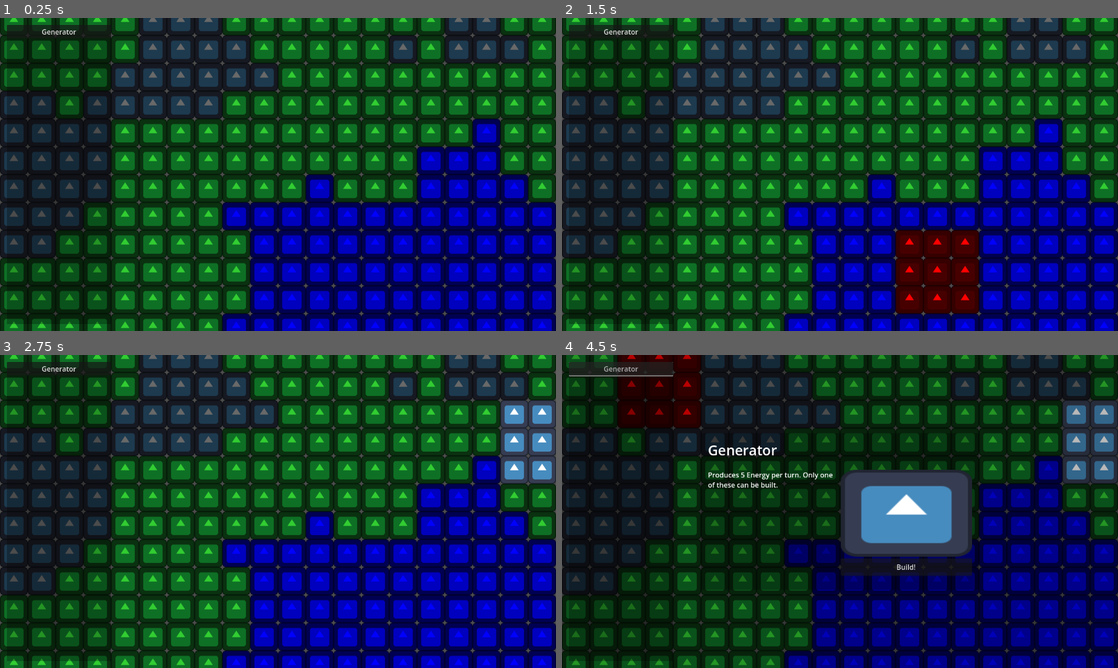
Above: before the commit, frames 1-4 (two rows, left to right).
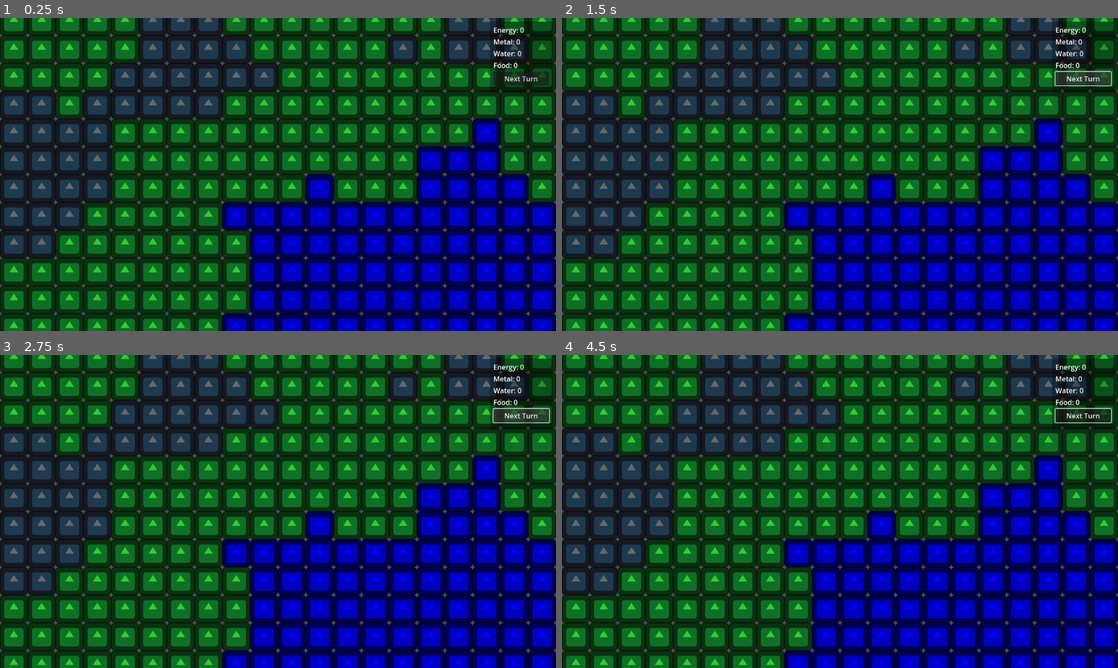
Above: after the commit, the same moments.

Repository: YuriPrickles/a-sky-with-no-stars
Game: Godot game, scene res://scenes/run.tscn
Same seed, same stepped clock (60 frames per second), same inputs: the game is played once before the commit and once after it. The engine's default icon, where the game draws it, is replaced by a stand-in: a white triangle on a blue panel in a dark square.
Inputs (mouse positions are in pixels of both pictures, inside the frame that each line leads up to):
- Up to frame 1 (0.25 s): no input
- Up to frame 2 (1.5 s): click (623, 30) at 0.5 s, where only the run before the commit has a clickable "Generator"; click "Build!" (after the commit: "Next Turn") at 1.25 s
- Up to frame 3 (2.75 s): click (522, 414) at 2 s, where only the run after the commit has a clickable "Next Turn"
- Up to frame 4 (4.5 s): click (623, 367) at 2.75 s, where only the run before the commit has a clickable "Generator"; click "Build!" (after the commit: "Next Turn") at 3.5 s; click (623, 367) at 4.25 s, where only the run before the commit has a clickable "Generator"

The runs differ from the first frame. In frame 1, 5.9% of the frame differs, in the area x 1-100%, y 1-98%; in frame 2, 9.9%; in frame 3, 8.1%; in frame 4, 52%, in the area x 0-100%, y 0-100%.

Commit message:
base pioneers, a couple more ui things

Diff:
--- /dev/null
+++ b/data/base_resources/base_pioneer.gd
@@ -0,0 +1,12 @@
+class_name BasePioneer
+extends Resource
+
+@export_category("Basic Info")
+@export var name:String = "Pearl"
+@export var gender:Enums.PioneerGender = Enums.PioneerGender.Female
+
+@export_category("Stats")
+@export_range(1,15) var strength = 6
+@export_range(1,15) var dexterity = 8
+@export_range(1,15) var intelligence = 7
+@export var traits:Array[BaseTrait]
--- /dev/null
+++ b/data/base_resources/base_pioneer.tres
@@ -0,0 +1,10 @@
+[gd_resource type="Resource" script_class="BasePioneer" load_steps=4 format=3 uid="uid://b2yo7e42xuk1a"]
+
+[ext_resource type="Script" uid="uid://ca7mpiij3oxvn" path="res://data/base_resources/base_pioneer.gd" id="1_gn80f"]
+[ext_resource type="Script" uid="uid://ubhlifd3hrlg" path="res://data/base_resources/base_trait.gd" id="2_puq0y"]
+[ext_resource type="Resource" uid="uid://54vhgtnvqgyw" path="res://data/traits/antisocial.tres" id="3_rlpdh"]
+
+[resource]
+script = ExtResource("1_gn80f")
+traits = Array[ExtResource("2_puq0y")]([ExtResource("3_rlpdh")])
+metadata/_custom_type_script = "uid://ca7mpiij3oxvn"
--- a/data/base_resources/base_room.gd
+++ b/data/base_resources/base_room.gd
@@ -8,8 +8,15 @@
 @export_category("Resource Costs")
 @export var build_cost:Dictionary[State.ResourceType,int]
 @export var maintenance_cost:Dictionary[State.ResourceType,int]
+@export var needs_oxygen = true
 
 @export_category("Size Info")
 @export var size_type:Enums.SizeType
 @export var square_size:Vector2 = Vector2(1,1)
 @export var tetrominos:Array[Vector2]
+##Each square the room occupies will provide oxygen in a square of (x,y) centered around it.[br]
+##Odd values only, please.
+@export var oxygen_radius:Vector2
+
+func on_next_turn():
+	pass
--- /dev/null
+++ b/data/base_resources/base_trait.gd
@@ -0,0 +1,5 @@
+class_name BaseTrait
+extends Resource
+
+@export var name:String
+@export_multiline var desc:String
--- /dev/null
+++ b/data/base_resources/base_trait.tres
@@ -0,0 +1,9 @@
+[gd_resource type="Resource" script_class="BaseTrait" load_steps=2 format=3 uid="uid://dpxra5bw4oack"]
+
+[ext_resource type="Script" uid="uid://ubhlifd3hrlg" path="res://data/base_resources/base_trait.gd" id="1_1r4lj"]
+
+[resource]
+script = ExtResource("1_1r4lj")
+name = "Antisocial"
+desc = "[-] Less likely to form relationships."
+metadata/_custom_type_script = "uid://ubhlifd3hrlg"
--- /dev/null
+++ b/data/rooms/generator.gd
@@ -0,0 +1,4 @@
+extends BaseRoom
+
+func on_next_turn():
+	State.loaded_game.update_resources(5,0,0,0)
--- a/data/rooms/generator.tres
+++ b/data/rooms/generator.tres
@@ -1,10 +1,13 @@
-[gd_resource type="Resource" script_class="BaseRoom" load_steps=2 format=3 uid="uid://beiw42qc3v36m"]
+[gd_resource type="Resource" load_steps=2 format=3 uid="uid://beiw42qc3v36m"]
 
-[ext_resource type="Script" uid="uid://cta04fcuv7ylj" path="res://data/base_resources/base_room.gd" id="1_q2g2d"]
+[ext_resource type="Script" uid="uid://dmje17wwjtmf6" path="res://data/rooms/generator.gd" id="1_q2g2d"]
 
 [resource]
 script = ExtResource("1_q2g2d")
 room_name = "Generator"
-room_desc = "Produces 5 Energy per turn. Only one of these can be built."
+room_desc = "The start of a great colony.
+Produces 5 Energy per turn. Only one can be built."
+needs_oxygen = false
 square_size = Vector2(3, 3)
+oxygen_radius = Vector2(3, 3)
 metadata/_custom_type_script = "uid://cta04fcuv7ylj"
--- /dev/null
+++ b/data/traits/antisocial.tres
@@ -0,0 +1,9 @@
+[gd_resource type="Resource" script_class="BaseTrait" load_steps=2 format=3 uid="uid://54vhgtnvqgyw"]
+
+[ext_resource type="Script" uid="uid://ubhlifd3hrlg" path="res://data/base_resources/base_trait.gd" id="1_wap3a"]
+
+[resource]
+script = ExtResource("1_wap3a")
+name = "Antisocial"
+desc = "[-] Less likely to form relationships."
+metadata/_custom_type_script = "uid://ubhlifd3hrlg"
--- /dev/null
+++ b/data/traits/friendly.tres
@@ -0,0 +1,9 @@
+[gd_resource type="Resource" script_class="BaseTrait" load_steps=2 format=3 uid="uid://dfwqrlq83y4vs"]
+
+[ext_resource type="Script" uid="uid://ubhlifd3hrlg" path="res://data/base_resources/base_trait.gd" id="1_epabl"]
+
+[resource]
+script = ExtResource("1_epabl")
+name = "Friendly"
+desc = "[+] More likely to form relationships"
+metadata/_custom_type_script = "uid://ubhlifd3hrlg"
--- a/project.godot
+++ b/project.godot
@@ -70,6 +70,21 @@
 "events": [Object(InputEventMouseButton,"resource_local_to_scene":false,"resource_name":"","device":-1,"window_id":0,"a …(253 unchanged characters)…
 ]
 }
+cancel_build={
+"deadzone": 0.2,
+"events": [Object(InputEventKey,"resource_local_to_scene":false,"resource_name":"","device":0,"window_id":0,"alt_pressed":false,"shift_pressed":false,"ctrl_pressed":false,"meta_pressed":false,"pressed":false,"keycode":0,"physical_keycode":4194305,"key_label":0,"unicode":0,"location":0,"echo":false,"script":null)
+]
+}
+build_menu={
+"deadzone": 0.2,
+"events": [Object(InputEventKey,"resource_local_to_scene":false,"resource_name":"","device":-1,"window_id":0,"alt_pressed":false,"shift_pressed":false,"ctrl_pressed":false,"meta_pressed":false,"pressed":false,"keycode":0,"physical_keycode":81,"key_label":0,"unicode":113,"location":0,"echo":false,"script":null)
+]
+}
+open_pioneer_shelf={
+"deadzone": 0.2,
+"events": [Object(InputEventKey,"resource_local_to_scene":false,"resource_name":"","device":-1,"window_id":0,"alt_pressed":false,"shift_pressed":false,"ctrl_pressed":false,"meta_pressed":false,"pressed":false,"keycode":0,"physical_keycode":69,"key_label":0,"unicode":101,"location":0,"echo":false,"script":null)
+]
+}
 
 [rendering]
 
--- a/scenes/build_popup.gd
+++ b/scenes/build_popup.gd
@@ -10,9 +10,10 @@
 	desc.text = "[font_size=16]%s" % room_info.room_desc
 
 
-func _process(delta: float) -> void:
-	pass
-
+func _input(_event: InputEvent) -> void:
+	if Input.is_action_just_pressed("cancel_build"):
+		State.loaded_game.freezecam = false
+		queue_free()
 
 func _on_button_pressed() -> void:
 	State.loaded_game.freezecam = false
--- a/scenes/build_selector.gd
+++ b/scenes/build_selector.gd
@@ -7,9 +7,9 @@
 	pass # Replace with function body.
 
 
-# Called every frame. 'delta' is the elapsed time since the previous frame.
-func _process(delta: float) -> void:
-	pass
+func _input(_event: InputEvent) -> void:
+	if Input.is_action_just_pressed("build_menu"):
+		visible = not visible
 
 func add_building(room:BaseRoom):
 	var buildbutton:BuildingButton = preload("res://scenes/building_button.tscn").instantiate()
--- a/scenes/build_selector.tscn
+++ b/scenes/build_selector.tscn
@@ -3,6 +3,7 @@
 [ext_resource type="Script" uid="uid://cdaspuu3ffitl" path="res://scenes/build_selector.gd" id="1_05ilg"]
 
 [node name="BuildSelector" type="Control"]
+visible = false
 custom_minimum_size = Vector2(240, 0)
 layout_mode = 3
 anchors_preset = 9
--- a/scenes/building_button.gd
+++ b/scenes/building_button.gd
@@ -6,12 +6,7 @@
 func _ready() -> void:
 	text = room_info.room_name
 
-func _process(delta: float) -> void:
-	pass
-
-
 func _on_pressed() -> void:
-	print("j")
 	var buildpopup:BuildPopup = preload("res://scenes/build_popup.tscn").instantiate()
 	buildpopup.room_info = room_info
 	State.loaded_game.canvas_layer.add_child(buildpopup)
--- /dev/null
+++ b/scenes/pioneer_shelf.gd
@@ -0,0 +1,19 @@
+class_name PioneerShelf
+extends Control
+
+var ui_offset = 160
+var old_offset = 0
+
+var interactable:bool = true
+
+func _ready() -> void:
+	offset_bottom = 160
+
+
+func _process(delta: float) -> void:
+	offset_bottom = move_toward(offset_bottom, ui_offset, abs(offset_bottom - ui_offset) * 10 * delta)
+
+func _input(_event: InputEvent) -> void:
+	if Input.is_action_just_pressed("open_pioneer_shelf"):
+		old_offset = ui_offset
+		ui_offset = 160 if ui_offset != 160 else 0
--- /dev/null
+++ b/scenes/pioneer_shelf.tscn
@@ -0,0 +1,40 @@
+[gd_scene load_steps=2 format=3 uid="uid://d0aiy1sfgy604"]
+
+[ext_resource type="Script" uid="uid://3ps41ru5bido" path="res://scenes/pioneer_shelf.gd" id="1_5jddj"]
+
+[node name="Control" type="Control"]
+custom_minimum_size = Vector2(800, 160)
+layout_mode = 3
+anchors_preset = 7
+anchor_left = 0.5
+anchor_top = 1.0
+anchor_right = 0.5
+anchor_bottom = 1.0
+offset_left = -320.0
+offset_right = 320.0
+grow_horizontal = 2
+grow_vertical = 0
+script = ExtResource("1_5jddj")
+
+[node name="ColorRect" type="ColorRect" parent="."]
+layout_mode = 1
+anchors_preset = 15
+anchor_right = 1.0
+anchor_bottom = 1.0
+grow_horizontal = 2
+grow_vertical = 2
+color = Color(0, 0, 0, 0.27450982)
+
+[node name="MarginContainer" type="MarginContainer" parent="ColorRect"]
+layout_mode = 1
+anchors_preset = 15
+anchor_right = 1.0
+anchor_bottom = 1.0
+grow_horizontal = 2
+grow_vertical = 2
+theme_override_constants/margin_left = 16
+theme_override_constants/margin_top = 16
+theme_override_constants/margin_right = 16
+
+[node name="HBoxContainer" type="HBoxContainer" parent="ColorRect/MarginContainer"]
+layout_mode = 2
--- /dev/null
+++ b/scenes/resource_tracker.gd
@@ -0,0 +1,17 @@
+class_name ResourceTracker
+extends Control
+
+@onready var energy_text = $MarginContainer/MarginContainer/VBoxContainer/EnergyText
+@onready var metal_text = $MarginContainer/MarginContainer/VBoxContainer/MetalText
+@onready var water_text = $MarginContainer/MarginContainer/VBoxContainer/WaterText
+@onready var food_text = $MarginContainer/MarginContainer/VBoxContainer/FoodText
+
+func set_texts(energy,metal,water,food):
+	energy_text.text = "[font_size=16]Energy: %s" % energy
+	metal_text.text = "[font_size=16]Metal: %s" % metal
+	water_text.text = "[font_size=16]Water: %s" % water
+	food_text.text = "[font_size=16]Food: %s" % food
+
+
+func _on_button_pressed() -> void:
+	State.loaded_game.progress_turn()
--- /dev/null
+++ b/scenes/resource_tracker.tscn
@@ -0,0 +1,72 @@
+[gd_scene load_steps=2 format=3 uid="uid://da28h3v6k6i3g"]
+
+[ext_resource type="Script" uid="uid://byay41ixshrvy" path="res://scenes/resource_tracker.gd" id="1_dw1c4"]
+
+[node name="ResourceTracker" type="Control"]
+custom_minimum_size = Vector2(160, 180)
+layout_mode = 3
+anchors_preset = 1
+anchor_left = 1.0
+anchor_right = 1.0
+grow_horizontal = 0
+script = ExtResource("1_dw1c4")
+
+[node name="MarginContainer" type="MarginContainer" parent="."]
+layout_mode = 1
+anchors_preset = 15
+anchor_right = 1.0
+anchor_bottom = 1.0
+grow_horizontal = 2
+grow_vertical = 2
+theme_override_constants/margin_left = 8
+theme_override_constants/margin_top = 8
+theme_override_constants/margin_right = 8
+theme_override_constants/margin_bottom = 8
+
+[node name="ColorRect" type="ColorRect" parent="MarginContainer"]
+layout_mode = 2
+color = Color(0, 0, 0, 0.27450982)
+
+[node name="MarginContainer" type="MarginContainer" parent="MarginContainer"]
+layout_mode = 2
+theme_override_constants/margin_left = 8
+theme_override_constants/margin_top = 8
+theme_override_constants/margin_right = 8
+theme_override_constants/margin_bottom = 8
+
+[node name="VBoxContainer" type="VBoxContainer" parent="MarginContainer/MarginContainer"]
+layout_mode = 2
+
+[node name="EnergyText" type="RichTextLabel" parent="MarginContainer/MarginContainer/VBoxContainer"]
+layout_mode = 2
+bbcode_enabled = true
+text = "[font_size=16]Energy"
+fit_content = true
+scroll_active = false
+
+[node name="MetalText" type="RichTextLabel" parent="MarginContainer/MarginContainer/VBoxContainer"]
+layout_mode = 2
+bbcode_enabled = true
+text = "[font_size=16]Energy"
+fit_content = true
+scroll_active = false
+
+[node name="WaterText" type="RichTextLabel" parent="MarginContainer/MarginContainer/VBoxContainer"]
+layout_mode = 2
+bbcode_enabled = true
+text = "[font_size=16]Energy"
+fit_content = true
+scroll_active = false
+
+[node name="FoodText" type="RichTextLabel" parent="MarginContainer/MarginContainer/VBoxContainer"]
+layout_mode = 2
+bbcode_enabled = true
+text = "[font_size=16]Energy"
+fit_content = true
+scroll_active = false
+
+[node name="Button" type="Button" parent="MarginContainer/MarginContainer/VBoxContainer"]
+layout_mode = 2
+text = "Next Turn"
+
+[connection signal="pressed" from="MarginContainer/MarginContainer/VBoxContainer/Button" to="." method="_on_button_pressed"]
--- a/scenes/run.gd
+++ b/scenes/run.gd
@@ -3,6 +3,9 @@
 
 var grid:Gridspace
 var build_selector:BuildSelector
+var res_tracker:ResourceTracker
+var pioneer_shelf:PioneerShelf
+
 var energy:int = 0
 var metal:int = 0
 var water:int = 0
@@ -18,15 +21,34 @@
 var freezecam:bool = false
 var build_mode:bool = false
 var building_to_build:Room
+var turn = 0
 
 func _ready() -> void:
 	grid = preload("res://scenes/grid.tscn").instantiate()
 	add_child(grid)
 	build_selector = preload("res://scenes/build_selector.tscn").instantiate()
 	canvas_layer.add_child(build_selector)
+	res_tracker = preload("res://scenes/resource_tracker.tscn").instantiate()
+	canvas_layer.add_child(res_tracker)
+	pioneer_shelf = preload("res://scenes/pioneer_shelf.tscn").instantiate()
+	canvas_layer.add_child(pioneer_shelf)
 	for b in buildings_unlocked:
 		build_selector.add_building(b)
 	State.loaded_game = self
 
-func _process(delta: float) -> void:
+func _process(_delta: float) -> void:
 	grid.camera.movable = not freezecam
+	res_tracker.set_texts(energy,metal,water,food)
+
+func update_resources(energy_, metal_, water_, food_):
+	energy = min(energy + energy_,max_energy)
+	metal = min(metal + metal_,max_metal)
+	water = min(water + water_,max_water)
+	food = min(food + food_,max_food)
+
+func progress_turn():
+	if build_mode: return
+	turn += 1
+	for room:Room in grid.rooms.get_children():
+		room.room_data.on_next_turn()
+		pass
--- /dev/null
+++ b/scenes/turn_button.tscn
@@ -0,0 +1,9 @@
+[gd_scene format=3 uid="uid://bnebfswenyaea"]
+
+[node name="TurnButton" type="Control"]
+layout_mode = 3
+anchors_preset = 15
+anchor_right = 1.0
+anchor_bottom = 1.0
+grow_horizontal = 2
+grow_vertical = 2
--- a/scripts/enums.gd
+++ b/scripts/enums.gd
@@ -10,3 +10,8 @@
 	Stonetop,
 	Building
 }
+enum PioneerGender{
+	Female,
+	Nonbinary,
+	Male,
+}
--- a/scripts/grid.gd
+++ b/scripts/grid.gd
@@ -8,6 +8,7 @@
 const water_threshold = 0.3
 const grass_threshold = 0.6
 var terrain:Dictionary[Vector2,Enums.TerrainType]
+var room_map:Dictionary[Vector2,Room]
 
 func _ready() -> void:
 	noise.seed = randi()
@@ -35,7 +36,7 @@
 	camera.position = get_pos(16,16)
 
 
-func _process(delta: float) -> void:
+func _process(_delta: float) -> void:
 	var mx =  floori(get_local_mouse_position().x)
 	var my =  floori(get_local_mouse_position().y)
 	var current_room:Room = null
@@ -56,14 +57,28 @@
 					type_count += 1
 			can_place = type_count < 2
 			current_room.placement_color = Color.RED if not can_place else Color.YELLOW
+		if Input.is_action_just_pressed("cancel_build"):
+			current_room.queue_free()
+			State.loaded_game.build_mode = false
+			State.loaded_game.building_to_build = null
 		if Input.is_action_just_pressed("selection"):
 			if can_place:
+				for segment in current_room.room_bits.keys():
+					terrain[get_tile_pos(mx,my) + segment] = Enums.TerrainType.Building
+					room_map[get_tile_pos(mx,my) + segment] = current_room
 				current_room.placing = false
 				current_room.placement_color = Color.WHITE
 				State.loaded_game.building_to_build = null
+				State.loaded_game.build_mode = false
+				print("Building Placed")
 			else:
 				print("Invalid Placement")
 			print(get_tile_pos(mx,my))
+	if not State.loaded_game.build_mode:
+		if Input.is_action_just_pressed("selection"):
+			print(get_tile_pos(mx,my))
+			if room_map.get(get_tile_pos(mx,my)) != null:
+				print(room_map.get(get_tile_pos(mx,my)).room_data.room_name)
 
 
 ##Gets the position equivalent from the tile coordinates.
--- a/scripts/room.gd
+++ b/scripts/room.gd
@@ -14,7 +14,7 @@
 				var tex:Texture2D = load("res://icondupe.svg")
 				room_bits[Vector2(x,y)] = tex
 
-func _process(delta: float) -> void:
+func _process(_delta: float) -> void:
 	queue_redraw()
 
 func _draw() -> void:
Not shown, added: data/base_resources/base_pioneer.gd.uid
Not shown, added: data/base_resources/base_trait.gd.uid
Not shown, added: data/rooms/generator.gd.uid
Not shown, added: scenes/pioneer_shelf.gd.uid
Not shown, added: scenes/resource_tracker.gd.uid
